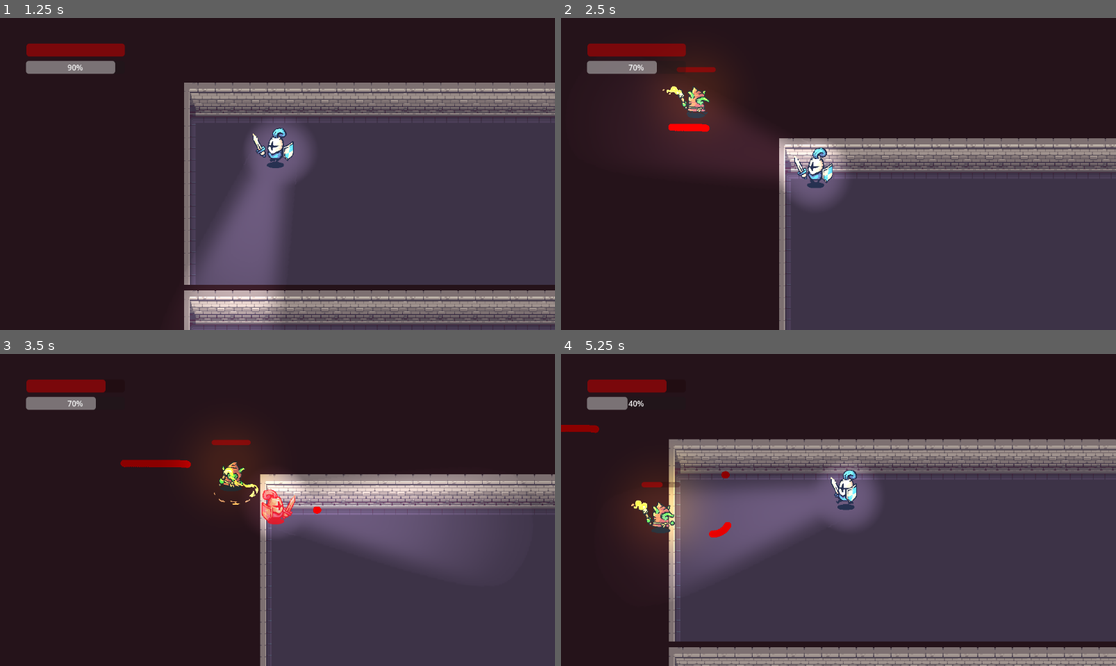
Above: before the commit, frames 1-4 (two rows, left to right).
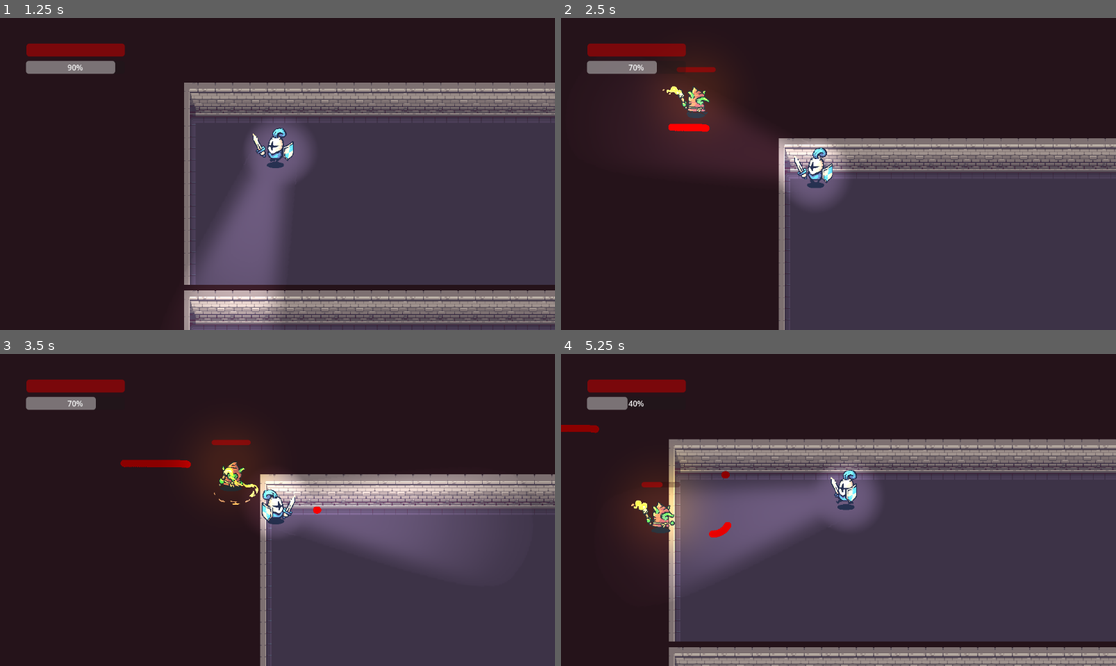
Above: after the commit, the same moments.

Repository: Ghilvacs/ARPG
Game: Godot game, scene res://Scenes/Level/world.tscn
Two runs of this game, one before a commit and one after it. Both use one fixed random seed, a clock stepped at 60 frames per second and the inputs below.
Inputs (mouse positions are in pixels of both pictures, inside the frame that each line leads up to):
- Up to frame 1 (1.25 s): move the mouse to (249, 236) at 0.52 s; hold W (move_up) from 0.53 s (still down); hold Space (attack) from 0.53 s (still down)
- Up to frame 2 (2.5 s): move the mouse to (1005, 220) at 1.27 s; release Space (attack) at 1.28 s; tap Alt (dash) at 1.35 s; move the mouse to (672, 127) at 2.02 s; release W (move_up) at 2.03 s; hold A (move_left) from 2.03 s (still down); hold Right mouse button (draw) from 2.03 s (still down)
- Up to frame 3 (3.5 s): keep holding A (move_left); move the mouse to (305, 510) at 2.77 s; release Right mouse button (draw) at 2.78 s; tap Shift (sprint) at 2.85 s
- Up to frame 4 (5.25 s): move the mouse to (755, 432) at 3.52 s; release A (move_left) at 3.53 s; hold S (move_down) 3.53-4.28 s; hold Space (attack) 3.53-4.28 s; move the mouse to (960, 494) at 4.27 s; hold D (move_right) 4.28-5.03 s; tap Alt (dash) at 4.35 s; move the mouse to (727, 525) at 5.02 s; hold W (move_up) from 5.03 s (still down); hold Right mouse button (draw) from 5.03 s (still down)

Frame 1 is identical in both runs. In frame 2, 0.4% of the frame differs, in the area x 39-100%, y 38-100%; in frame 3, 0.6%; in frame 4, 1.9%, in the area x 0-100%, y 8-100%.

Commit message:
Tweaked player movement system a bit

Diff:
--- a/Scenes/Player/player.tscn
+++ b/Scenes/Player/player.tscn
@@ -507,6 +507,8 @@
 y_sort_enabled = true
 position = Vector2(0, -30)
 scale = Vector2(0.6, 0.6)
+motion_mode = 1
+wall_min_slide_angle = 0.174533
 script = ExtResource("1_fxp67")
 
 [node name="Sprite2D" type="Sprite2D" parent="."]
--- a/Scripts/Player/player.gd
+++ b/Scripts/Player/player.gd
@@ -49,7 +49,7 @@
 		current_stamina = 100.0
 		timer_stamina_regen.stop()
 
-	direction = Input.get_vector("move_left", "move_right", "move_up", "move_down")
+	direction = Input.get_vector("move_left", "move_right", "move_up", "move_down").normalized()
 
 	update_facing()
 
